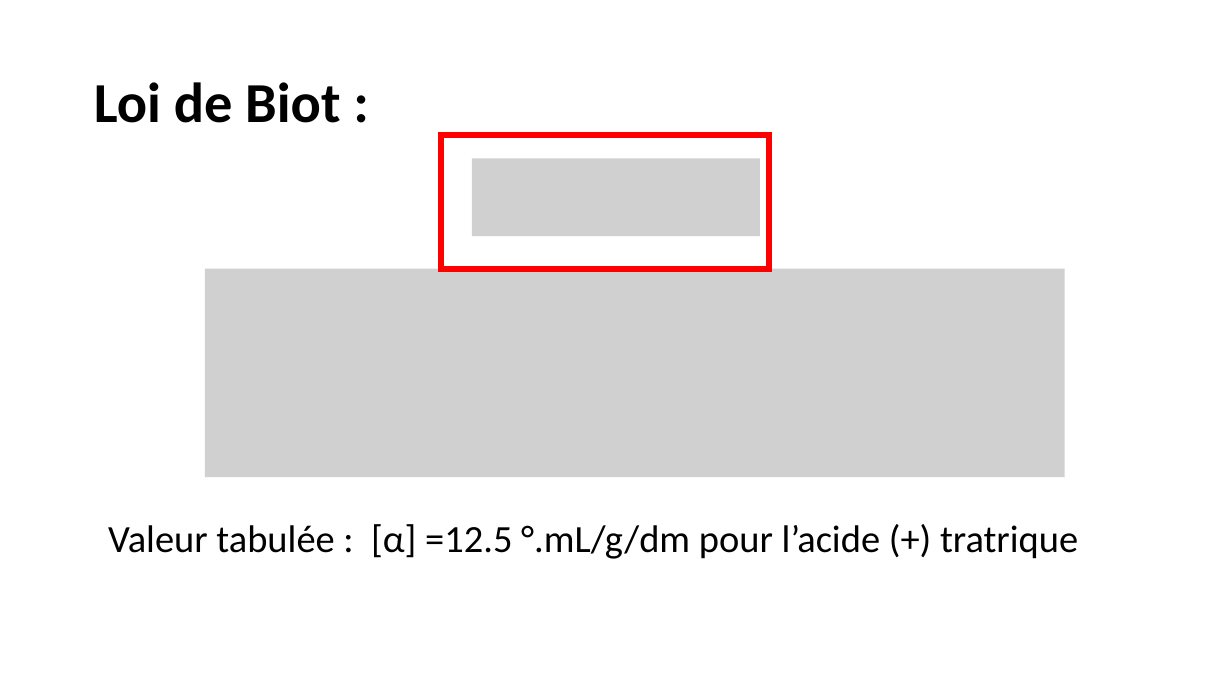
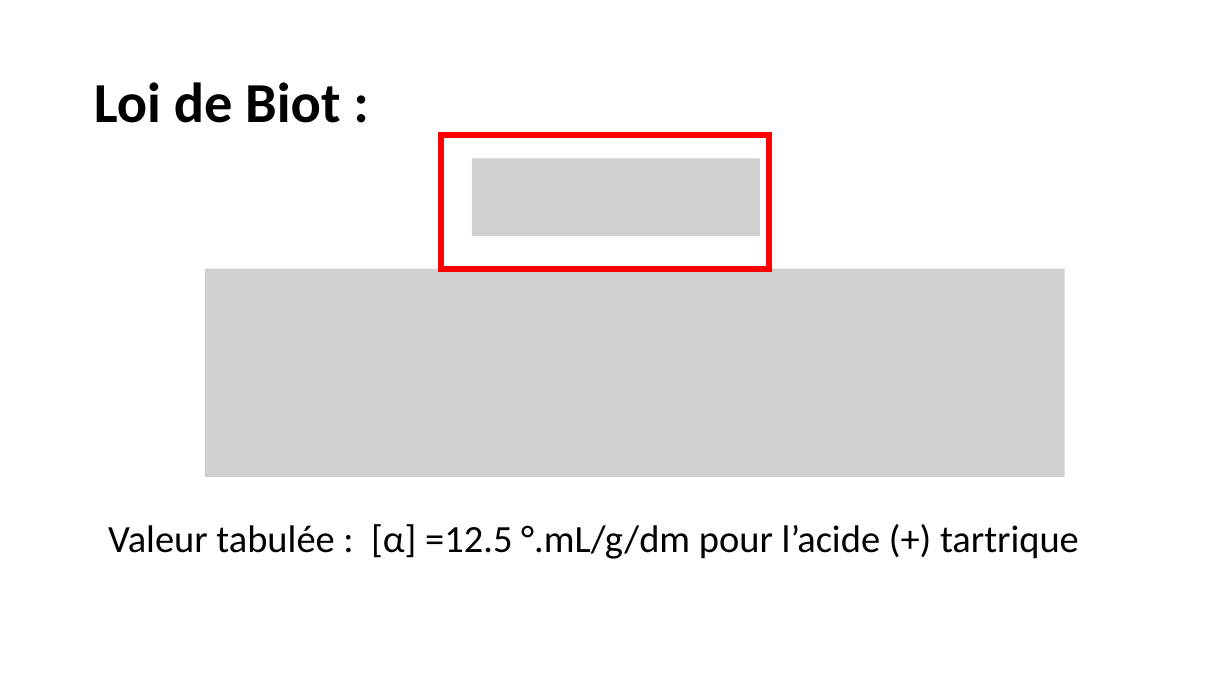
Before and after one commit to VBremaud/VBremaud.github.io, a slide deck: slide 18 of assets/pptx/LC03.pptx. Drawn at 1232x693 pixels with LibreOffice and Linux fonts; fonts in the diff are those of the drawing; grey boxes stand for pictures. Boxes give left, top, right and bottom in pixels: in the first picture for what was removed or moved away, otherwise in the second. Text is boxed around its words. In the diff, an @@ line names an element or a change of style, - is before the commit and + after.

```diff
--- a/assets/pptx/LC03.pptx
+++ b/assets/pptx/LC03.pptx
@@ text at [108, 524, 1079, 559]: text changed @@
-Valeur tabulée : [α] =12.5 °.mL/g/dm pour l’acide (+) tratrique
+Valeur tabulée : [α] =12.5 °.mL/g/dm pour l’acide (+) tartrique
```
